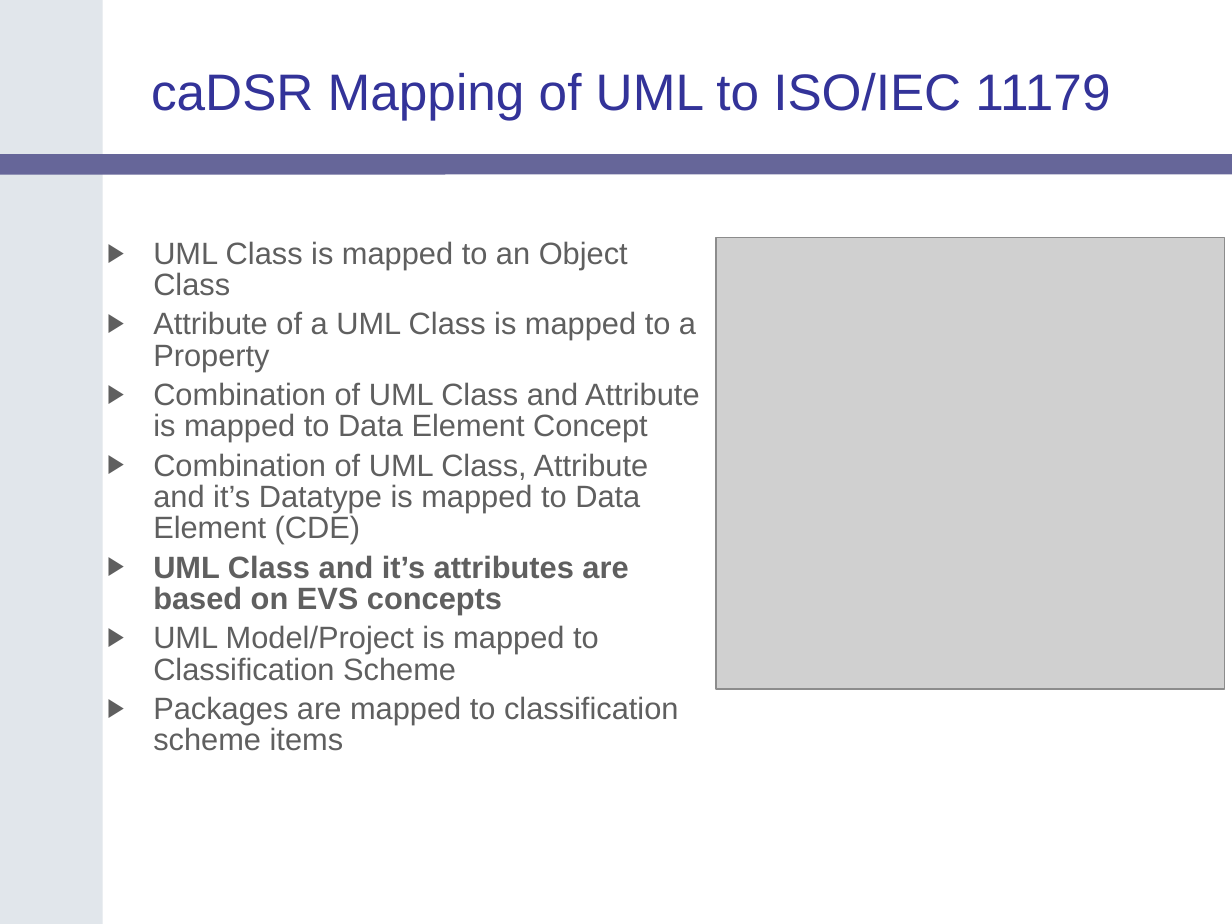
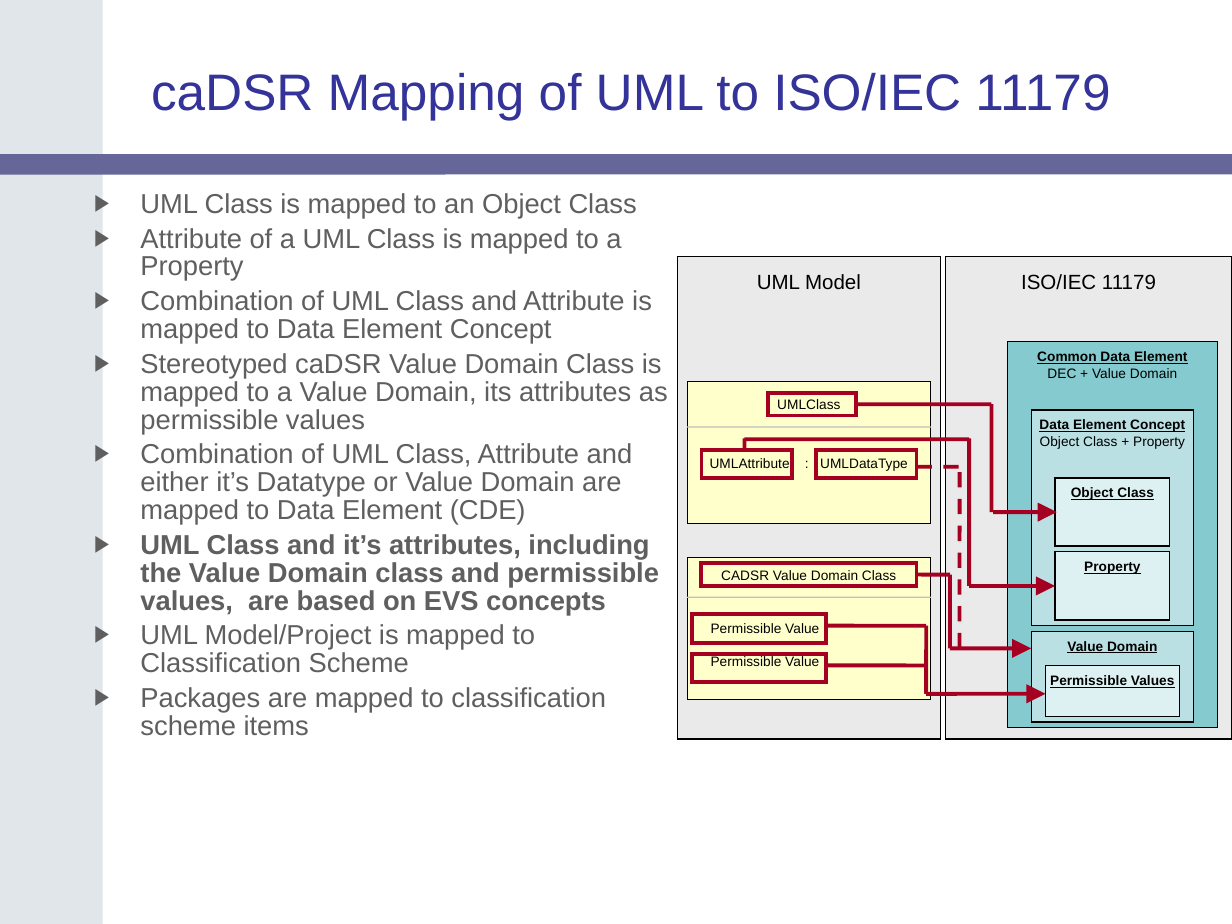
Before and after one commit to NCIP/cagrid-portal, a slide deck: slide 11 of cagrid-1-0/Documentation/presentations/200607_VCDE_ARCH/caGrid-1.0_Beta_Metadata.ppt. Drawn at 1232x924 pixels with LibreOffice and Linux fonts; fonts in the diff are those of the drawing; grey boxes stand for pictures; background and template pictures are left out. Boxes give left, top, right and bottom in pixels: in the first picture for what was removed or moved away, otherwise in the second. Text is boxed around its words. In the diff, an @@ line names an element or a change of style, - is before the commit and + after.

```diff
--- a/cagrid-1-0/Documentation/presentations/200607_VCDE_ARCH/caGrid-1.0_Beta_Metadata.ppt
+++ b/cagrid-1-0/Documentation/presentations/200607_VCDE_ARCH/caGrid-1.0_Beta_Metadata.ppt
@@ text "UML Class is mapped to ...": place and size @@
-text "UML Class is mapped to ..." at bbox=[153, 241, 700, 751]
+text "UML Class is mapped to ..." at bbox=[140, 193, 668, 736]
@@ text at bbox=[140, 193, 652, 736]: size 18 to 16 pt in "UML Class is mapped to an Object ...", "Attribute of a UML Class is mapped ...", "Combination of UML Class and Attribute is ...", "UML Model/Project is mapped to Classification Scheme" and 1 more places @@
@@ picture removed at bbox=[716, 238, 1223, 690] @@
@@ text at bbox=[140, 353, 668, 615]: text changed; size 18 to 16 pt @@
-▶ Combination of UML Class, Attribute and it’s Datatype is mapped to Data Element (CDE)
-▶ UML Class and it’s attributes are based on EVS concepts
+▶ Stereotyped caDSR Value Domain Class is mapped to a Value Domain, its attributes as permissible values
+▶ Combination of UML Class, Attribute and either it’s Datatype or Value Domain are mapped to Data Element (CDE)
+▶ UML Class and it’s attributes, including the Value Domain class and permissible values, are based on EVS concepts
@@ group added at bbox=[678, 256, 1232, 739]: 16 rectangles, 14 lines, 4 texts, 4 arrows @@
+Common Data Element
+DEC + Value Domain
+Value Domain
+Permissible Values
+Data Element Concept
+Object Class + Property
+Object Class
+Property
+UML Model
+ISO/IEC 11179
+UMLClass
+UMLAttribute : UMLDataType
+Permissible Value
+Permissible Value
+CADSR Value Domain Class
```
Also in this commit, not shown: 8 other slides changed, 4 slides added, 1 other file.
